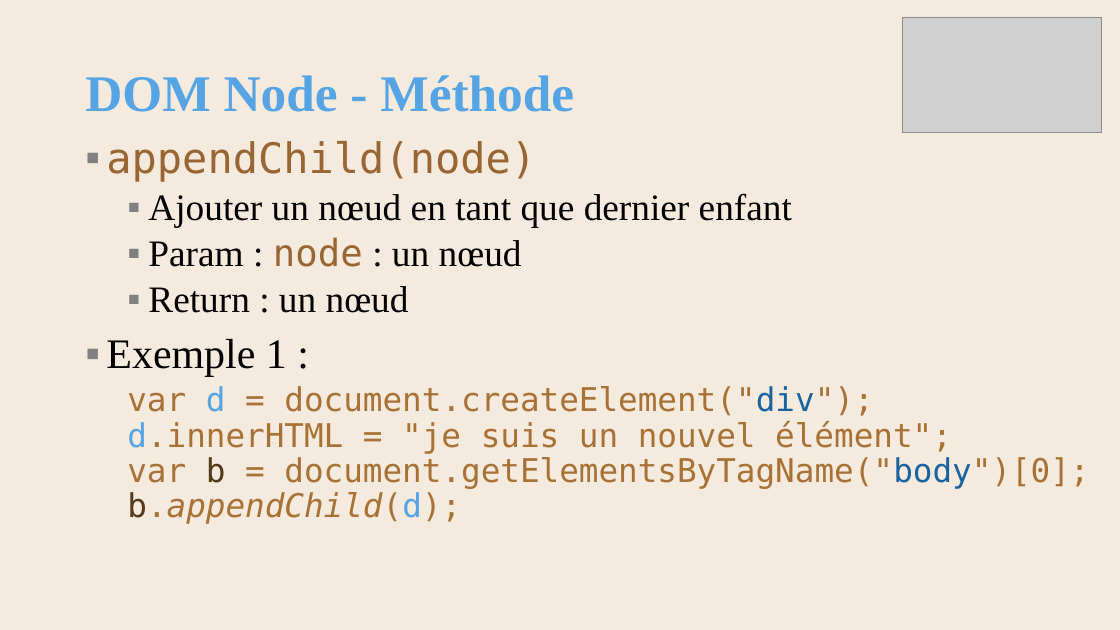
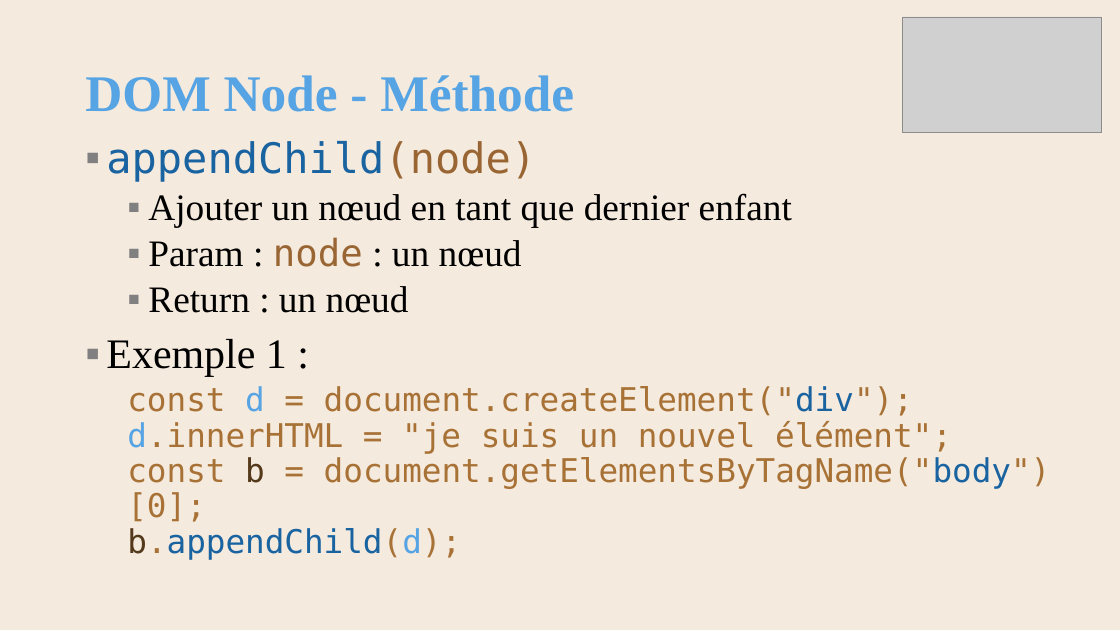
Before and after one commit to AlainWafflard/4IPW3, a slide deck: slide 36 of syllabus/17_javascript/syllabus_17_js.pptx. Drawn at 1120x630 pixels with LibreOffice and Linux fonts; fonts in the diff are those of the drawing; grey boxes stand for pictures; background and template pictures are left out. Boxes give left, top, right and bottom in pixels: in the first picture for what was removed or moved away, otherwise in the second. Text is boxed around its words. In the diff, an @@ line names an element or a change of style, - is before the commit and + after.

```diff
--- a/syllabus/17_javascript/syllabus_17_js.pptx
+++ b/syllabus/17_javascript/syllabus_17_js.pptx
@@ text at [106, 141, 536, 182]: text colour #996633 to #1963A1 in "appendChild(node)" @@
@@ text at [127, 386, 1051, 560]: text changed @@
-  var d = document.createElement("div");
-  d.innerHTML = "je suis un nouvel élément";
-  var b = document.getElementsByTagName("body")[0];
-  b.appendChild(d);
+  const d = document.createElement("div");
+  d.innerHTML = "je suis un nouvel élément";
+  const b = document.getElementsByTagName("body")[0];
+  b.appendChild(d);
```
Also in this commit, not shown: 30 other slides changed, 6 slides added, 14 other files.
